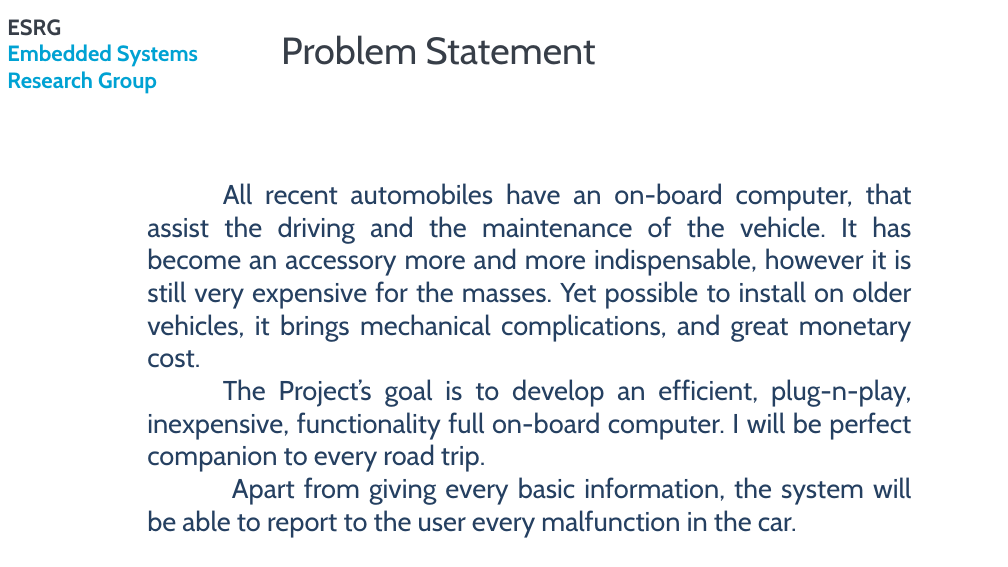
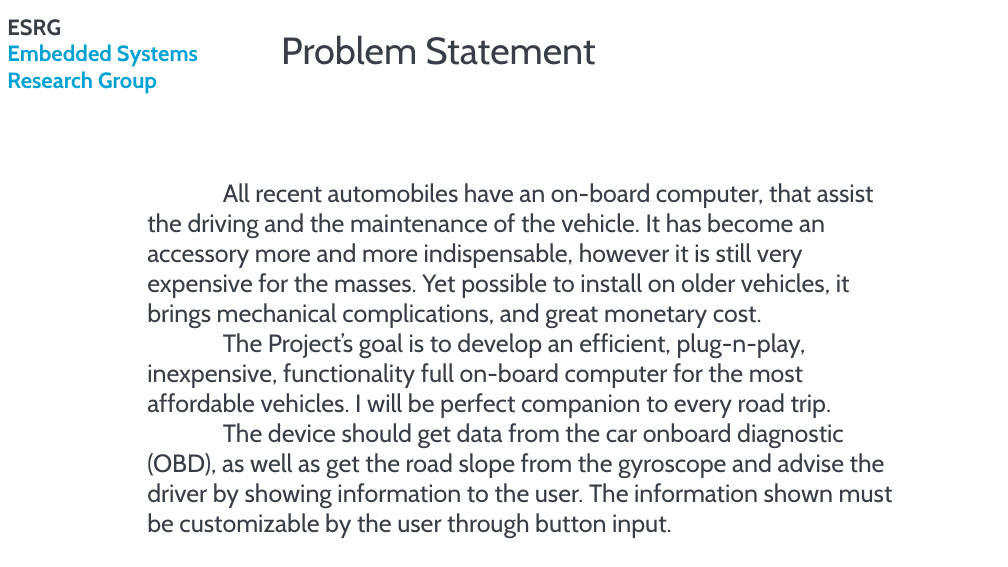
Before and after one commit to rpcarvalho/PSE, a slide deck: slide 3 of Reports/AnalysisApresentation_A75030_FabioMagalhaes_A76279_RuiCarvalho.pptx. Drawn at 1008x567 pixels with LibreOffice and Linux fonts; fonts in the diff are those of the drawing; background and template pictures are left out. Boxes give left, top, right and bottom in pixels: in the first picture for what was removed or moved away, otherwise in the second. Text is boxed around its words. In the diff, an @@ line names an element or a change of style, - is before the commit and + after.

```diff
--- a/Reports/AnalysisApresentation_A75030_FabioMagalhaes_A76279_RuiCarvalho.pptx
+++ b/Reports/AnalysisApresentation_A75030_FabioMagalhaes_A76279_RuiCarvalho.pptx
@@ text at box(147, 183, 874, 327): size 25.9 to 23.8 pt, text colour #254061 to #373E48 in "All recent automobiles have an on-board computer, ..."; alignment justified to left @@
@@ text at box(147, 333, 893, 507): text changed; size 25.9 to 23.8 pt; text colour #254061 to #373E48 @@
-The Project’s goal is to develop an efficient, plug-n-play, inexpensive, functionality full on-board computer. I will be perfect companion to every road trip.
-Apart from giving every basic information, the system will be able to report to the user every malfunction in the car.
+The Project’s goal is to develop an efficient, plug-n-play, inexpensive, functionality full on-board computer for the most affordable vehicles. I will be perfect companion to every road trip.
+The device should get data from the car onboard diagnostic (OBD), as well as get the road slope from the gyroscope and advise the driver by showing information to the user. The information shown must be customizable by the user through button input.
```
Also in this commit, not shown: 5 other slides changed, 24 slides added, 11 slides removed, 1 other file.
